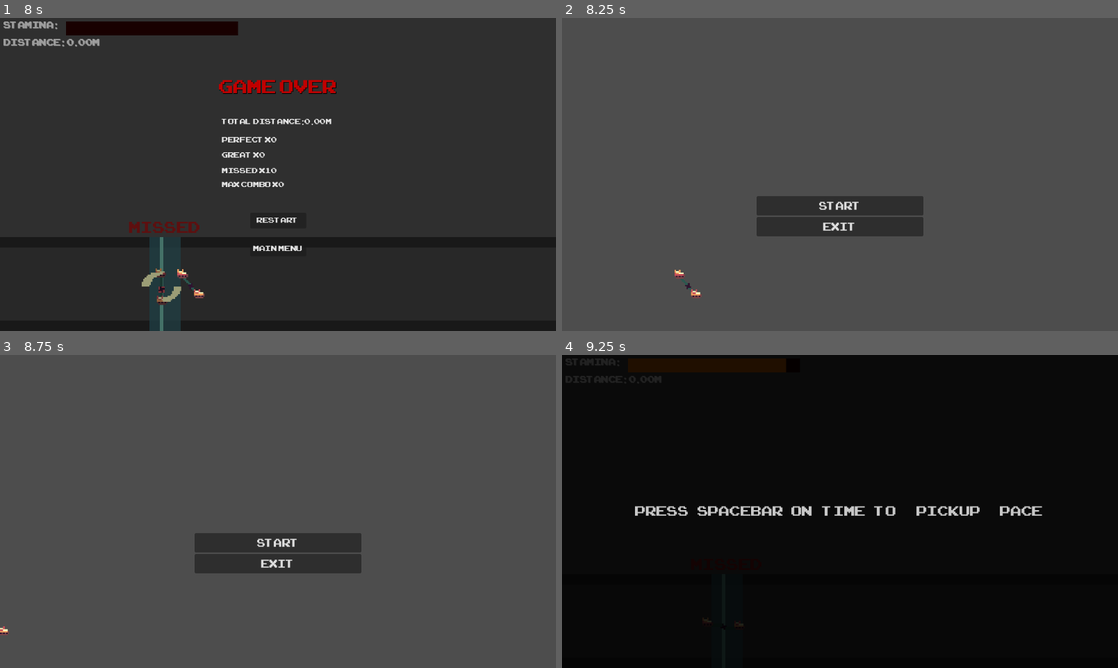
Above: before the commit, frames 1-4 (two rows, left to right).
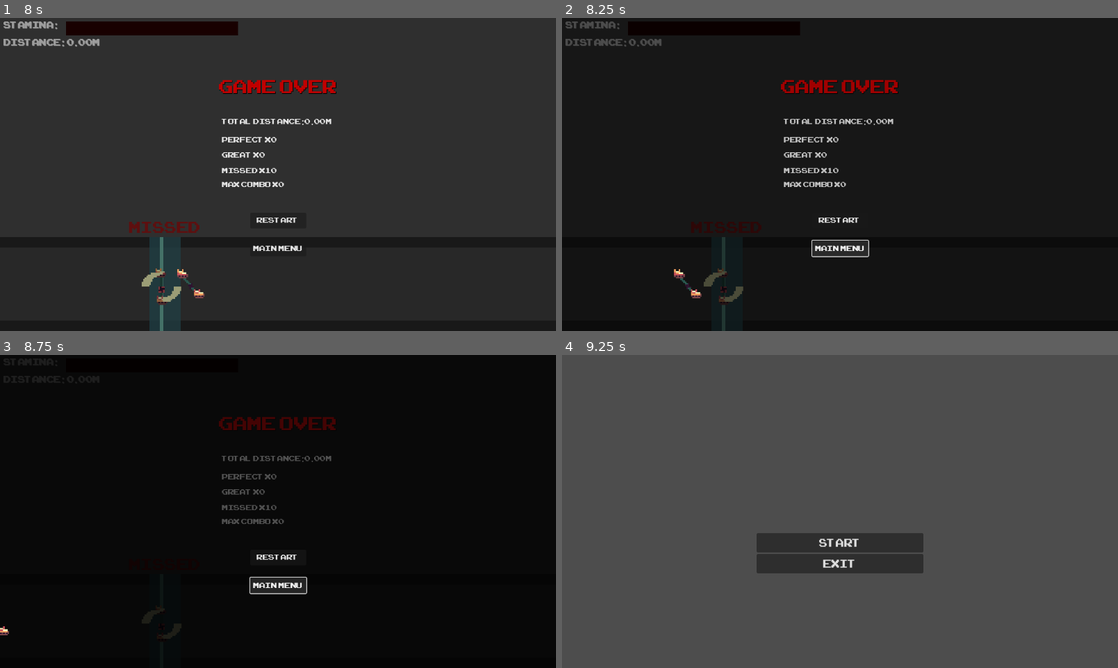
Above: after the commit, the same moments.

Repository: alexgaaranes/GameJam-2024-Entry
Game: Godot game, scene res://scenes/menu.tscn
Same seed, same stepped clock (60 frames per second), same inputs: the game is played once before the commit and once after it.
Inputs (mouse positions are in pixels of both pictures, inside the frame that each line leads up to):
- Up to frame 1 (8 s): click "Start" at 0.5 s; tap Space (pedal) at 1.25, 1.35, 2, 2.1, 2.75, 2.85, 3.5, 3.6, 4.25, 4.35, 5, 5.1, 5.85, 6.6, 7.35 s
- Up to frame 2 (8.25 s): click "Main Menu" at 8 s
- Up to frame 3 (8.75 s): no input
- Up to frame 4 (9.25 s): click (840, 542) at 8.75 s, where only the run before the commit has a clickable "Start"

Frame 1 is identical in both runs. In frame 2, 96% of the frame differs, in the area x 0-100%, y 0-100%; in frame 3, 99%; in frame 4, 100%.

Commit message:
added postlvl menu fade

Diff:
--- a/scenes/game_over.tscn
+++ b/scenes/game_over.tscn
@@ -387,6 +387,9 @@
 text = "Max Combo x"
 vertical_alignment = 1
 
+[node name="MenuTimer" type="Timer" parent="."]
+
 [connection signal="timeout" from="Timer" to="." method="_on_timer_timeout"]
 [connection signal="pressed" from="MenuButton" to="." method="_on_menu_button_pressed"]
 [connection signal="pressed" from="RestartButton" to="." method="_on_restart_button_pressed"]
+[connection signal="timeout" from="MenuTimer" to="." method="_on_menu_timer_timeout"]
--- a/scripts/game_over.gd
+++ b/scripts/game_over.gd
@@ -1,6 +1,7 @@
 extends Node
 
 var timer: Timer
+var menuTimer: Timer
 var animPlayer: AnimationPlayer
 var parent: Node
 
@@ -11,6 +12,7 @@
 func _ready():
 	parent = get_parent()
 	timer = $Timer
+	menuTimer = $MenuTimer
 	animPlayer = $AnimationPlayer
 	animPlayer.play("fade_in")
 	updateLabels()
@@ -34,13 +36,15 @@
 
 
 func _on_menu_button_pressed():
-	get_tree().change_scene_to_file("res://scenes/menu.tscn")
-
+	animPlayer.play("fade_out")
+	menuTimer.start()
 
 func _on_restart_button_pressed():
 	animPlayer.play("fade_out")
 	timer.start()
 
-
 func _on_timer_timeout():
 	get_tree().reload_current_scene()
+
+func _on_menu_timer_timeout():
+	get_tree().change_scene_to_file("res://scenes/menu.tscn")
